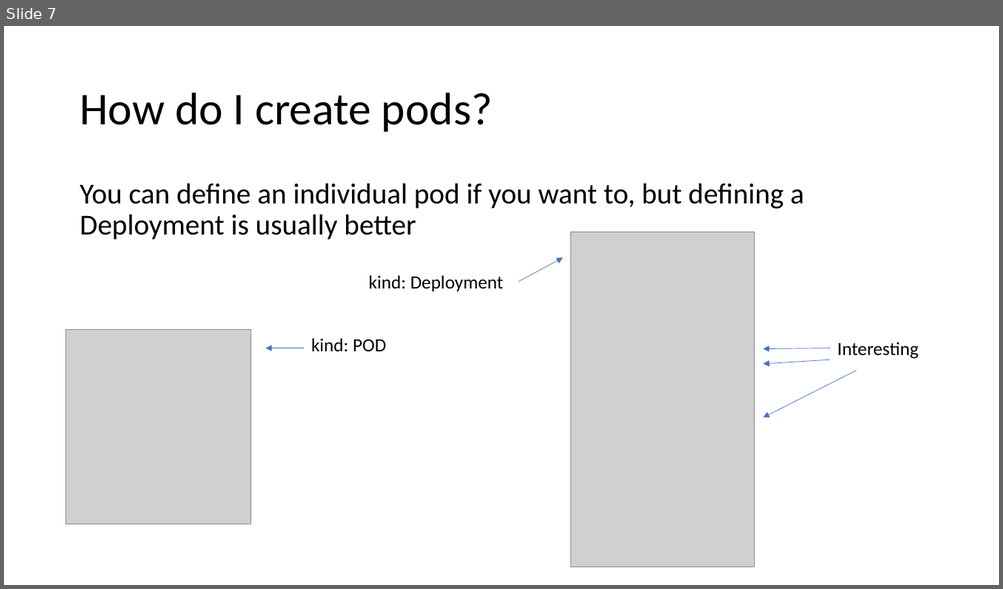
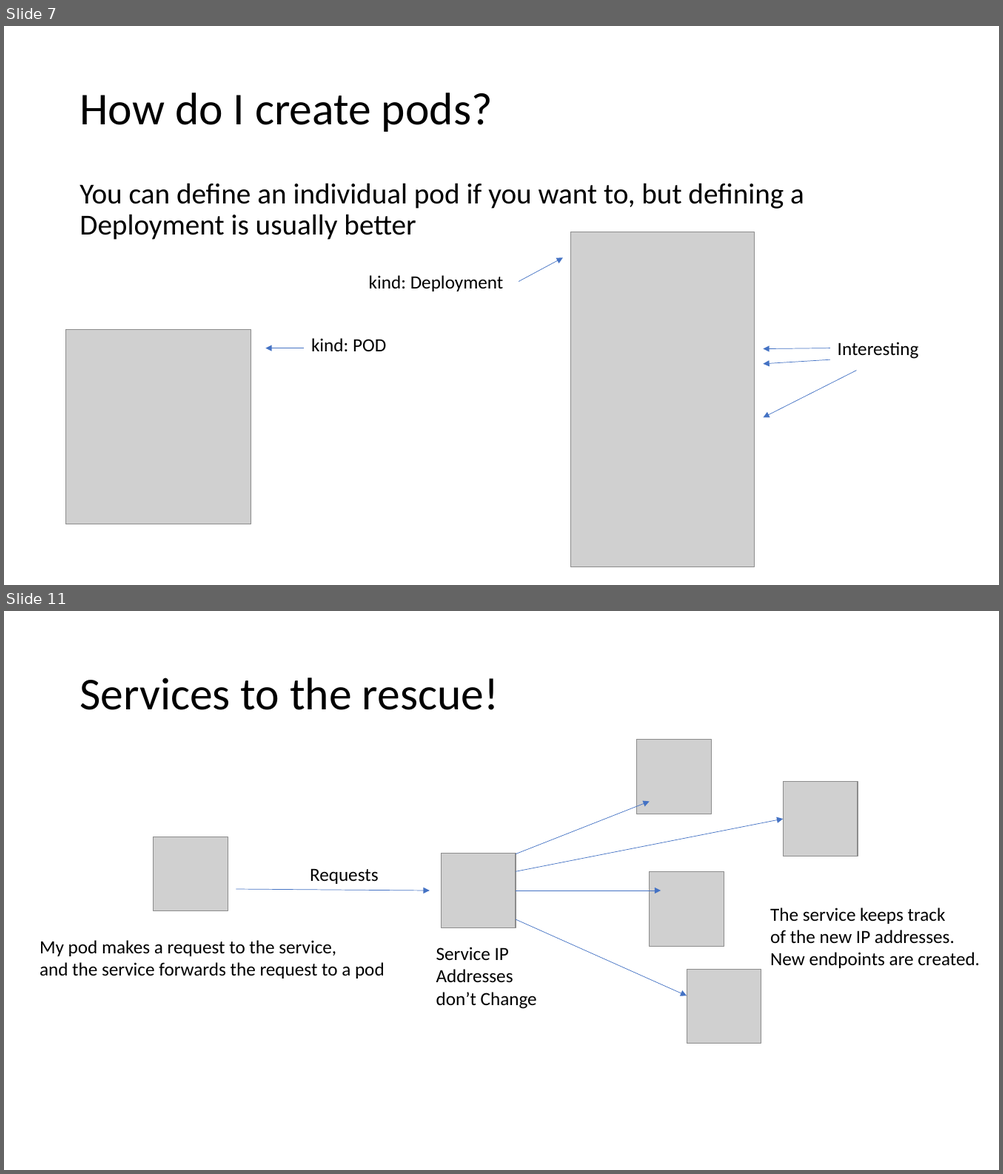
Before and after one commit to Berrydoo/kubernetes-demystified, a slide deck: Kubernetes-v2.pptx. Shown one above the other, each under a label of ours: slide 7 before the commit, slides 7 and 11 after it; the slides between them are not shown. The pictures are 1003x589 and 1003x1174 pixels, drawn with LibreOffice and Linux fonts; fonts in the diff are those of the drawing; grey boxes stand for pictures. Boxes give left, top, right and bottom in pixels: in the first picture for what was removed or moved away, otherwise in the second. Text is boxed around its words. In the diff, an @@ line names an element or a change of style, - is before the commit and + after.

Commit message:
deployments & services

```diff
--- a/Kubernetes-v2.pptx
+++ b/Kubernetes-v2.pptx
@@ slide 11 added at bbox=[4, 611, 999, 1170], background #FFFFFF @@
@@ title added at bbox=[79, 678, 498, 710], 44 pt, text #000000 @@
+Services to the rescue!
@@ picture added at bbox=[637, 739, 711, 814] @@
@@ picture added at bbox=[783, 782, 857, 857] @@
@@ arrow added from (516, 854) to (649, 801), #4472C4 0.5 pt @@
@@ arrow added from (516, 872) to (783, 819), #4472C4 0.5 pt @@
@@ picture added at bbox=[153, 837, 227, 911] @@
@@ picture added at bbox=[441, 854, 516, 928] @@
@@ text added at bbox=[310, 869, 378, 884], 18 pt, text #000000 @@
+Requests
@@ picture added at bbox=[649, 872, 724, 947] @@
@@ arrow added from (236, 889) to (430, 891), #4472C4 0.5 pt @@
@@ arrow added from (516, 891) to (660, 891), #4472C4 0.5 pt @@
@@ arrow added from (516, 920) to (687, 996), #4472C4 0.5 pt @@
@@ text added at bbox=[770, 908, 979, 968], 18 pt, text #000000 @@
+The service keeps track
+of the new IP addresses.
+New endpoints are created.
@@ text added at bbox=[40, 940, 384, 979], 18 pt, text #000000 @@
+My pod makes a request to the service,
+and the service forwards the request to a pod
@@ text added at bbox=[436, 947, 537, 1009], 18 pt, text #000000 @@
+Service IP
+Addresses
+don’t Change
@@ picture added at bbox=[687, 969, 761, 1044] @@
```
Also in this commit, not shown: 1 slide changed, 2 other slides added, 2 other files.
